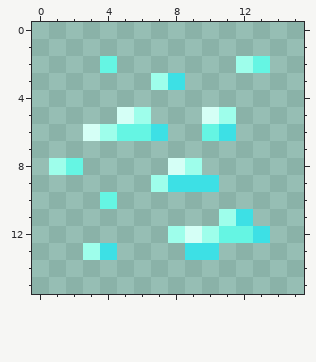
Pixel-art sprite, stored at pack.png. Above, as it was before the edit.
The file is 512x512 pixels, drawn in blocks of 32x32; one block is one cell here. Colours within 5 levels of each other are drawn and written as one.
And afterwards:
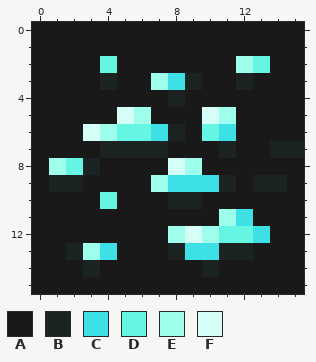
Palette (. is transparent): A #191919  B #1c2323  C #3de0e5  D #65f5e3  E #9efeeb  F #d5fff6
Changes in this commit:
y 0..1: x 0..15 ................ -> AAAAAAAAAAAAAAAA
y 2: x 0..3 .... -> AAAA; x 5..11 ....... -> AAAAAAA; x 14..15 .. -> AA
y 3: x 0..6 ....... -> AAAABAA; x 9..15 ....... -> BAABAAA
y 4: x 0..15 ................ -> AAAAAAAABAAAAAAA
y 5: x 0..4 ..... -> AAAAA; x 7..9 ... -> AAA; x 12..15 .... -> AAAA
y 6: x 0..2 ... -> AAA; x 8..9 .. -> BA; x 12..15 .... -> AAAA
y 7: x 0..15 ................ -> AAAABBBBAAABAABB
y 8: x 0 . -> A; x 3..7 ..... -> BAAAA; x 10..15 ...... -> AAAAAA
y 9: x 0..6 ....... -> ABBAAAA; x 11..15 ..... -> BABBA
y 10: x 0..3 .... -> AAAA; x 5..15 ........... -> AAABBAAAAAA
y 11: x 0..10 ........... -> AAAAAAAAAAA; x 13..15 ... -> AAA
y 12: x 0..7 ........ -> AAAAAAAA; x 14..15 .. -> AA
y 13: x 0..2 ... -> AAB; x 5..8 .... -> AAAB; x 11..15 ..... -> BBAAA
y 14: x 0..15 ................ -> AAABAAAAAABAAAAA
y 15: x 0..15 ................ -> AAAAAAAAAAAAAAAA
Where, in picture pixels (left, top, right, bottom), the same in both pictures:
added: (32, 22, 304, 294)
